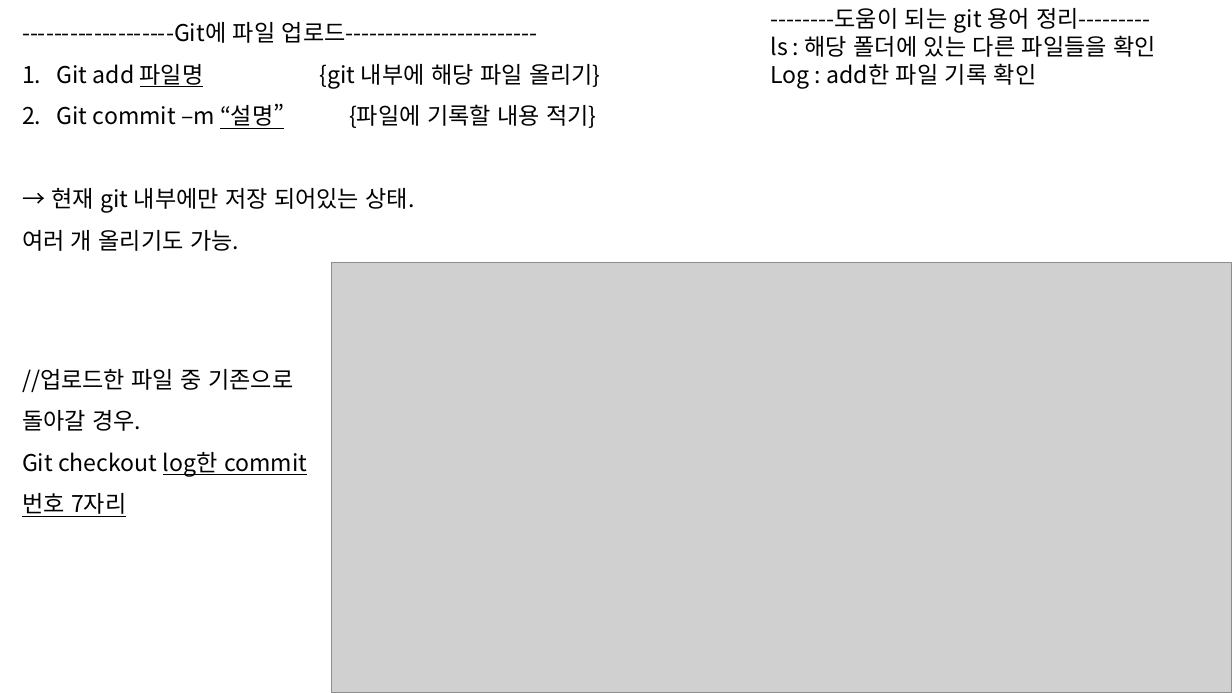
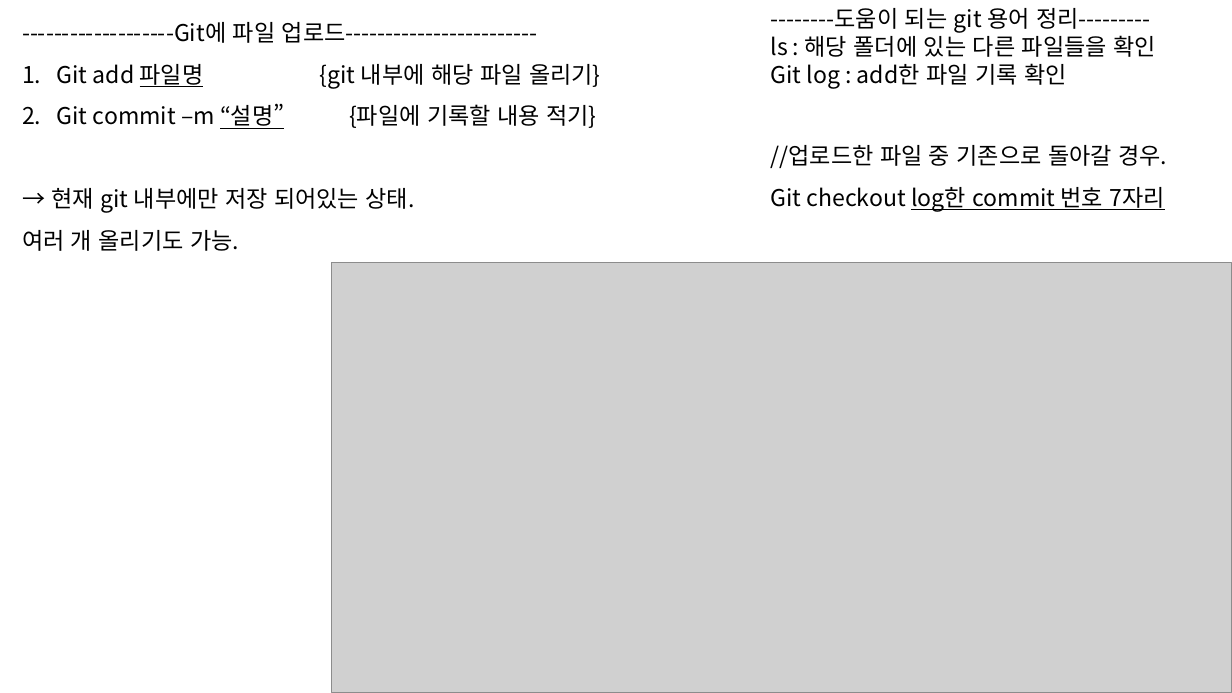
Before and after one commit to yunju94/know, a slide deck: slide 31 of know.pptx. Drawn at 1232x693 pixels with LibreOffice and Linux fonts; fonts in the diff are those of the drawing; grey boxes stand for pictures. Boxes give left, top, right and bottom in pixels: in the first picture for what was removed or moved away, otherwise in the second. Text is boxed around its words. In the diff, an @@ line names an element or a change of style, - is before the commit and + after.

```diff
--- a/know.pptx
+++ b/know.pptx
@@ text at <box>770,63,1067,88</box>: text changed @@
-Log : add한 파일 기록 확인
+Git log : add한 파일 기록 확인
@@ text "//업로드한 파일 중 기존으로 돌아갈 ...": place and size @@
-text "//업로드한 파일 중 기존으로 돌아갈 ..." at <box>22,369,307,517</box>
+text "//업로드한 파일 중 기존으로 돌아갈 ..." at <box>770,145,1167,212</box>
@@ text at <box>770,187,1165,212</box>: text changed @@
-Git checkout log한 commit
-번호 7자리
+Git checkout log한 commit 번호 7자리
```
Also in this commit, not shown: 1 other slide changed, 2 slides added.
